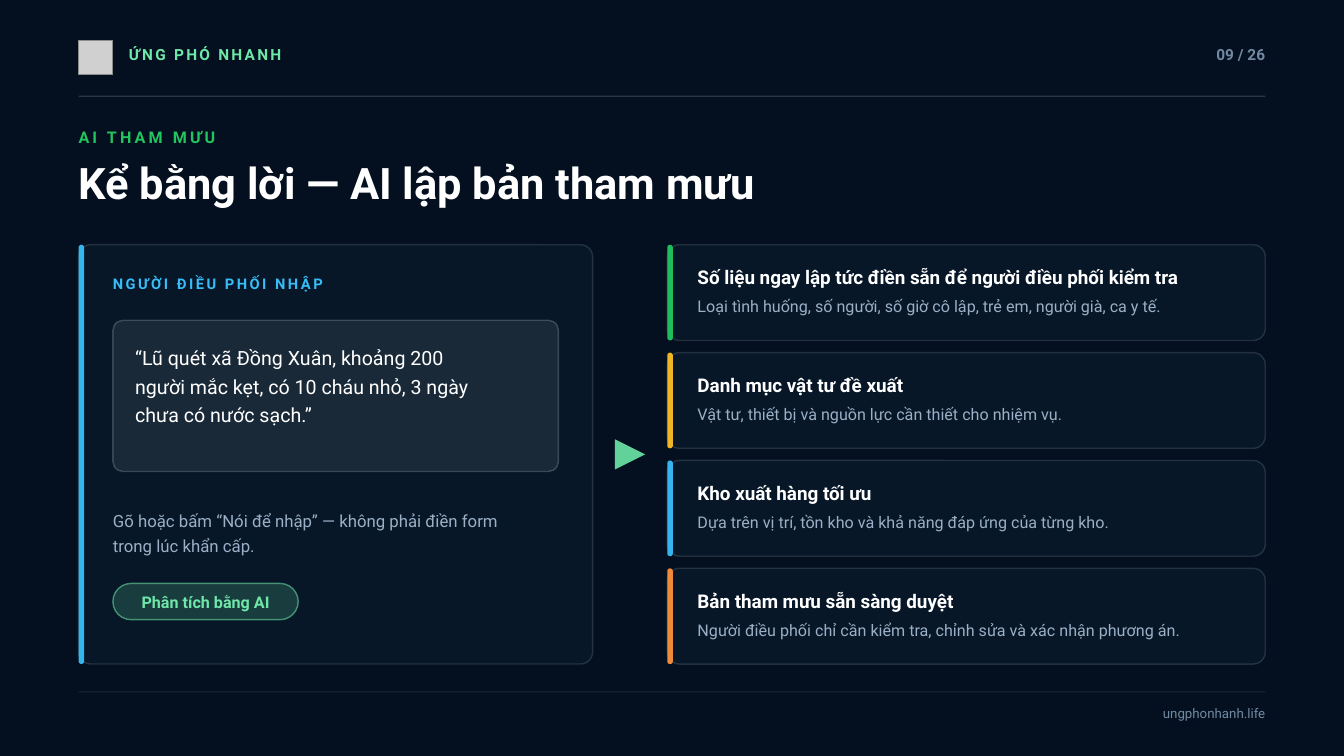
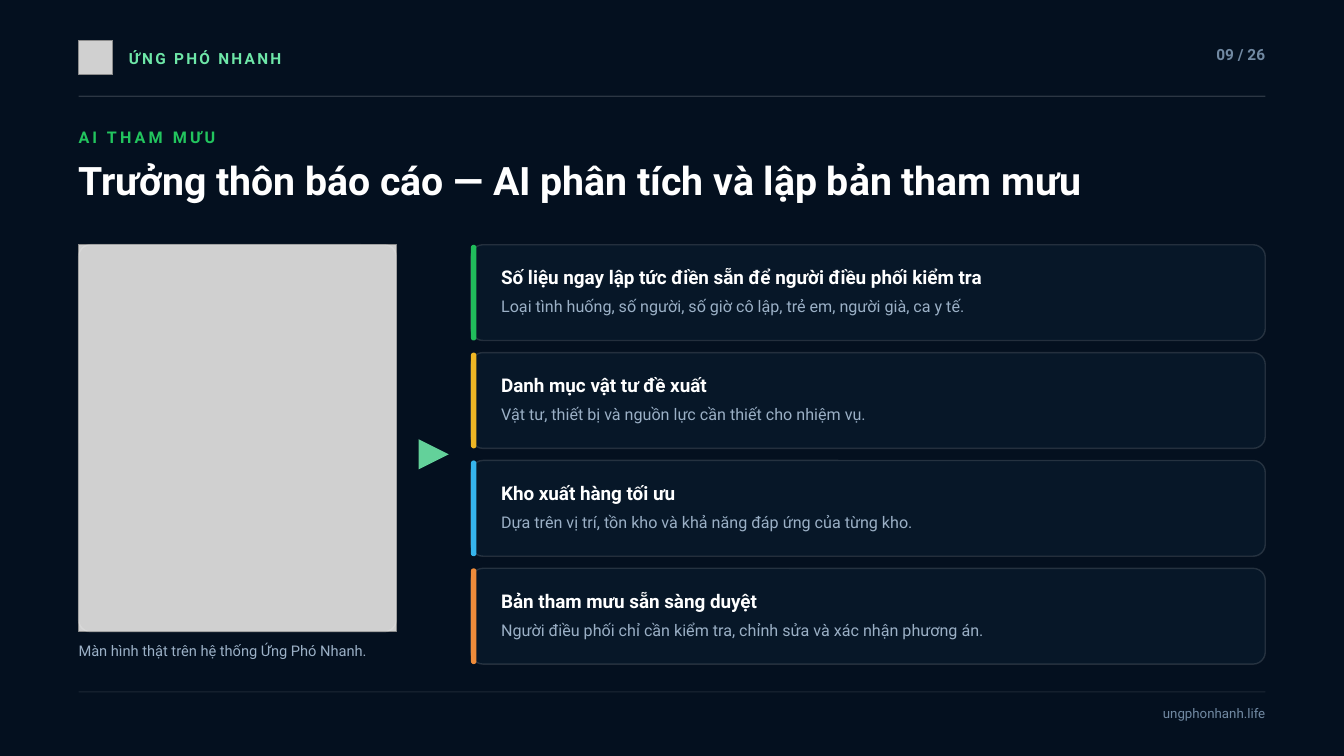
Before and after one commit to khoidev2001/safestock-x, a slide deck: slide 9 of slide-ung-pho-nhanh/Ung-Pho-Nhanh-Slide.pptx. Drawn at 1344x756 pixels with LibreOffice and Linux fonts; fonts in the diff are those of the drawing; grey boxes stand for pictures; background and template pictures are left out. Boxes give left, top, right and bottom in pixels: in the first picture for what was removed or moved away, otherwise in the second. Text is boxed around its words. In the diff, an @@ line names an element or a change of style, - is before the commit and + after.

```diff
--- a/slide-ung-pho-nhanh/Ung-Pho-Nhanh-Slide.pptx
+++ b/slide-ung-pho-nhanh/Ung-Pho-Nhanh-Slide.pptx
@@ text "ỨNG PHÓ NHANH": place and size @@
-text "ỨNG PHÓ NHANH" at [129,46,281,60]
+text "ỨNG PHÓ NHANH" at [129,50,281,64]
@@ text at [79,163,1081,203]: text changed; size 31 to 28 pt @@
-Kể bằng lời — AI lập bản tham mưu
+Trưởng thôn báo cáo — AI phân tích và lập bản tham mưu
@@ rounded rectangle: place and size @@
-rounded rectangle at [79,245,85,664]
+rounded rectangle at [79,245,396,632]
@@ rounded rectangle at [79,245,396,632]: fill #38BDF8 at 95% opacity to none; outline none to #FFFFFF 1 pt; proportions changed @@
@@ rounded rectangle removed at [79,245,593,664] @@
@@ picture added at [79,245,396,632] @@
@@ rounded rectangle: place and size @@
-rounded rectangle at [667,245,1265,341]
+rounded rectangle at [471,245,1265,341]
@@ text "Số liệu ngay lập tức ...": place and size @@
-text "Số liệu ngay lập tức ..." at [697,268,1178,288]
+text "Số liệu ngay lập tức ..." at [501,268,982,288]
@@ text removed at [113,275,323,292] @@
-NGƯỜI ĐIỀU PHỐI NHẬP
@@ text "Loại tình huống, số người, ...": place and size @@
-text "Loại tình huống, số người, ..." at [697,299,1161,316]
+text "Loại tình huống, số người, ..." at [501,299,964,316]
@@ rounded rectangle removed at [113,321,559,472] @@
@@ text removed at [135,349,468,426] @@
-“Lũ quét xã Đồng Xuân, khoảng 200
-người mắc kẹt, có 10 cháu nhỏ, 3 ngày
-chưa có nước sạch.”
@@ rounded rectangle: place and size @@
-rounded rectangle at [667,353,1265,449]
+rounded rectangle at [471,353,1265,449]
@@ text "Danh mục vật tư đề ...": place and size @@
-text "Danh mục vật tư đề ..." at [697,377,904,396]
+text "Danh mục vật tư đề ..." at [501,377,707,396]
@@ text "Vật tư, thiết bị và ...": place and size @@
-text "Vật tư, thiết bị và ..." at [697,407,1062,424]
+text "Vật tư, thiết bị và ..." at [501,407,866,424]
@@ rounded rectangle: place and size @@
-rounded rectangle at [667,461,1265,557]
+rounded rectangle at [471,461,1265,557]
@@ text "Kho xuất hàng tối ưu": place and size @@
-text "Kho xuất hàng tối ưu" at [697,485,871,504]
+text "Kho xuất hàng tối ưu" at [501,485,675,504]
@@ text removed at [113,513,498,556] @@
-Gõ hoặc bấm “Nói để nhập” — không phải điền form
-trong lúc khẩn cấp.
@@ text "Dựa trên vị trí, tồn ...": place and size @@
-text "Dựa trên vị trí, tồn ..." at [697,515,1108,532]
+text "Dựa trên vị trí, tồn ..." at [501,515,912,532]
@@ rounded rectangle: place and size @@
-rounded rectangle at [667,569,1265,664]
+rounded rectangle at [471,569,1265,664]
@@ 4 rounded rectangles, 1 triangle: place and size @@
-4 rounded rectangles, 1 triangle at [615,245,674,664]
+4 rounded rectangles, 1 triangle at [418,245,477,664]
@@ rounded rectangle removed at [113,584,298,620] @@
@@ text removed at [142,595,270,612] @@
-Phân tích bằng AI
@@ text "Bản tham mưu sẵn sàng ...": place and size @@
-text "Bản tham mưu sẵn sàng ..." at [697,592,953,612]
+text "Bản tham mưu sẵn sàng ..." at [501,592,757,612]
@@ text "Người điều phối chỉ cần ...": place and size @@
-text "Người điều phối chỉ cần ..." at [697,622,1180,640]
+text "Người điều phối chỉ cần ..." at [501,622,984,640]
@@ text added at [79,642,366,659], 10.5 pt, text #9BB0C6 @@
+Màn hình thật trên hệ thống Ứng Phó Nhanh.
```
Also in this commit, not shown: 24 other slides changed, 9 other files.
